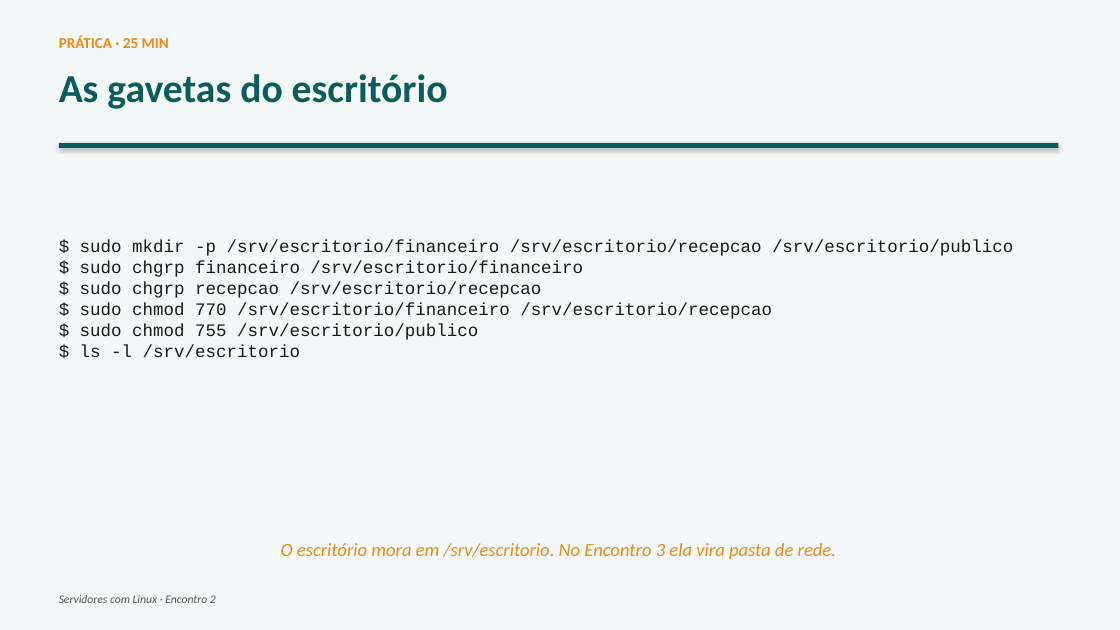
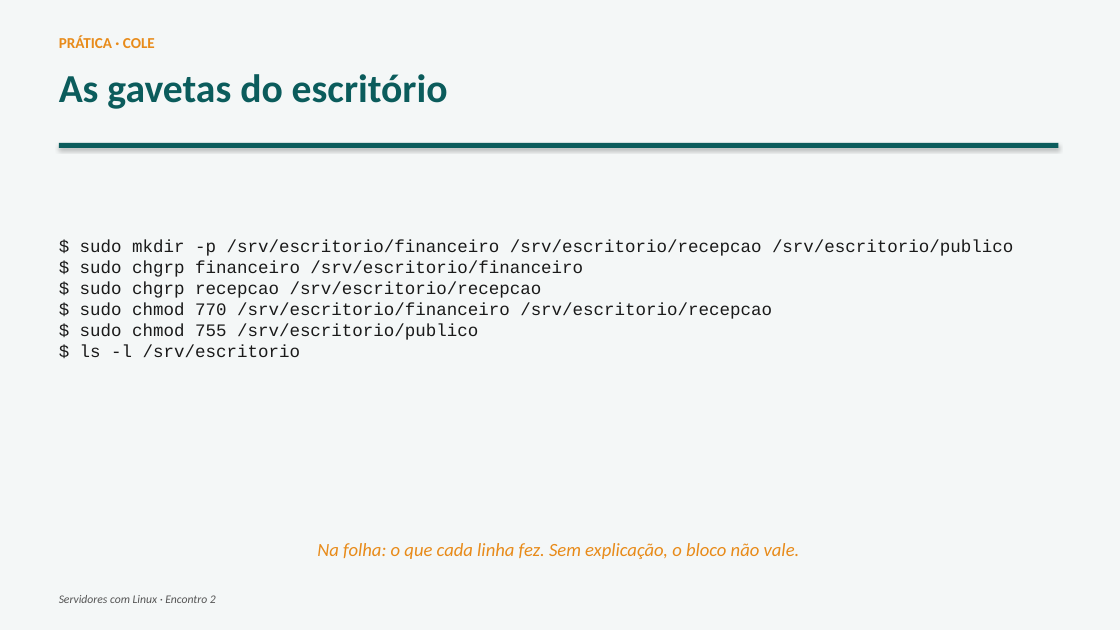
Before and after one commit to joninedel-prog/gerador_contratos, a slide deck: slide 20 of Aula - Servidores 2 - Pastas, usuarios e acesso de longe.pptx (slide 19 before the commit). Drawn at 1120x630 pixels with LibreOffice and Linux fonts; fonts in the diff are those of the drawing. Boxes give left, top, right and bottom in pixels: in the first picture for what was removed or moved away, otherwise in the second. Text is boxed around its words. In the diff, an @@ line names an element or a change of style, - is before the commit and + after.

```diff
--- a/Aula - Servidores 2 - Pastas, usuarios e acesso de longe.pptx
+++ b/Aula - Servidores 2 - Pastas, usuarios e acesso de longe.pptx
@@ text at <box>59,35,155,48</box>: text changed @@
-PRÁTICA · 25 MIN
+PRÁTICA · COLE
@@ text at <box>317,543,800,559</box>: text changed @@
-O escritório mora em /srv/escritorio. No Encontro 3 ela vira pasta de rede.
+Na folha: o que cada linha fez. Sem explicação, o bloco não vale.
```
Also in this commit, not shown: 16 other slides changed, 8 slides added, 2 slides removed, 5 other files.
